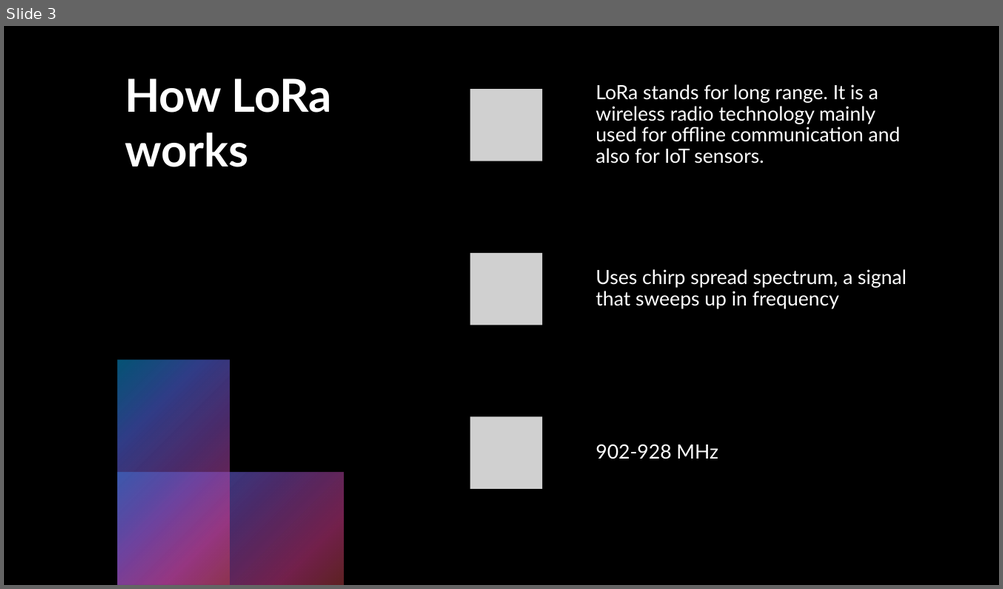
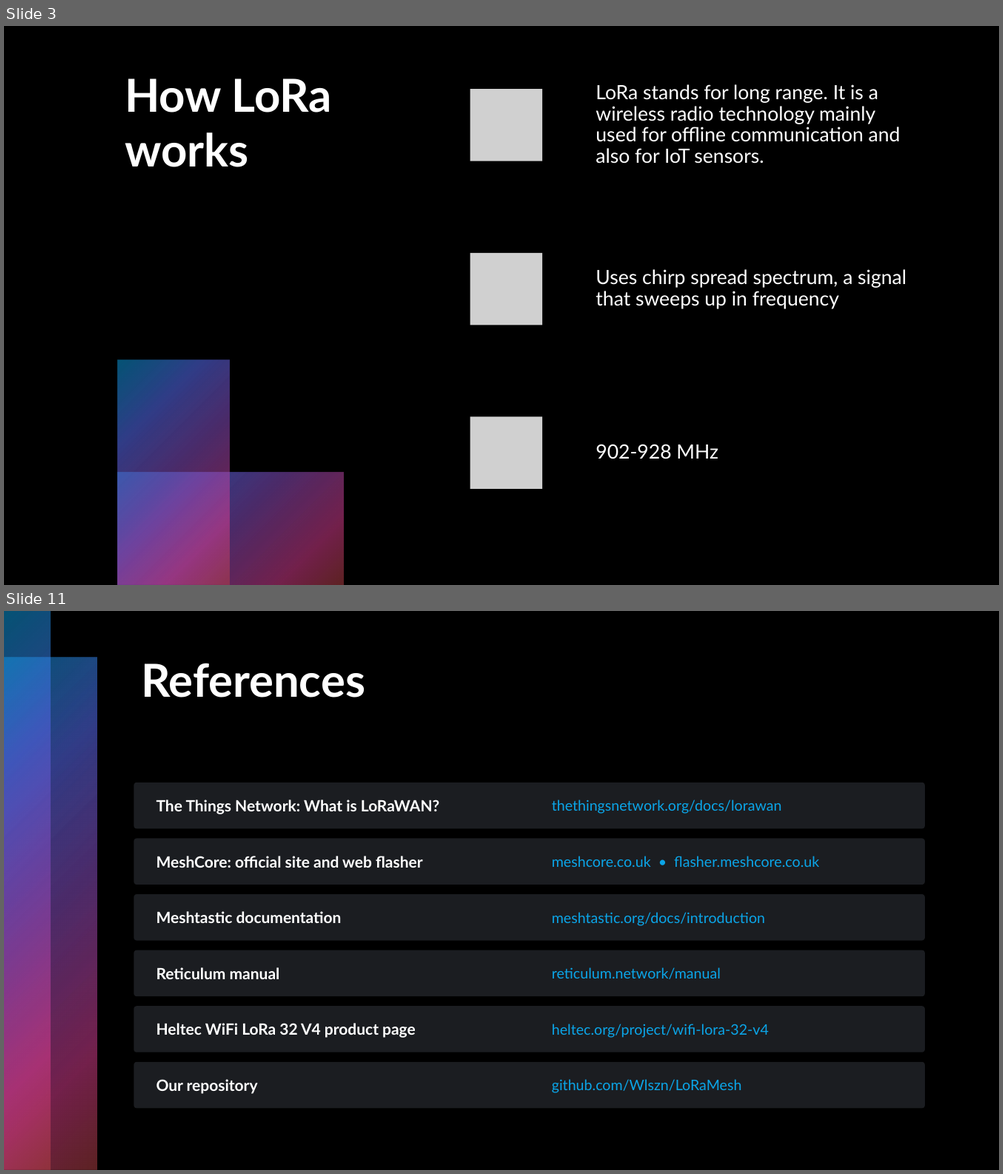
Before and after one commit to Wlszn/LoRaMesh, a slide deck: slides/LoRaPresentation.pptx. Shown one above the other, each under a label of ours: slide 3 before the commit, slides 3 and 11 after it; the slides between them are not shown. The pictures are 1003x589 and 1003x1174 pixels, drawn with LibreOffice and Linux fonts; fonts in the diff are those of the drawing; grey boxes stand for pictures. Boxes give left, top, right and bottom in pixels: in the first picture for what was removed or moved away, otherwise in the second. Text is boxed around its words. In the diff, an @@ line names an element or a change of style, - is before the commit and + after.

```diff
--- a/slides/LoRaPresentation.pptx
+++ b/slides/LoRaPresentation.pptx
@@ slide 11 added at (4, 611, 999, 1170), background #000000; not listed: 2 template elements that a slide beside it also shows @@
@@ title added at (141, 663, 365, 698), 44 pt, text #FFFFFF, bold @@
+References
@@ rounded rectangle added at (134, 783, 925, 829), fill #1B1D21 @@
@@ text added at (156, 800, 439, 815), 15 pt, text #FFFFFF, bold @@
+The Things Network: What is LoRaWAN?
@@ text added at (552, 800, 782, 814), 14 pt, text #0BA5E8 @@
+thethingsnetwork.org/docs/lorawan
@@ rounded rectangle added at (134, 839, 925, 885), fill #1B1D21 @@
@@ text added at (156, 856, 423, 868), 15 pt, text #FFFFFF, bold @@
+MeshCore: official site and web flasher
@@ text added at (552, 856, 819, 867), 14 pt, text #0BA5E8 @@
+meshcore.co.uk • flasher.meshcore.co.uk
@@ rounded rectangle added at (134, 894, 925, 941), fill #1B1D21 @@
@@ text added at (156, 911, 341, 923), 15 pt, text #FFFFFF, bold @@
+Meshtastic documentation
@@ text added at (552, 912, 765, 926), 14 pt, text #0BA5E8 @@
+meshtastic.org/docs/introduction
@@ rounded rectangle added at (134, 951, 925, 997), fill #1B1D21 @@
@@ text added at (156, 968, 280, 980), 15 pt, text #FFFFFF, bold @@
+Reticulum manual
@@ text added at (552, 968, 720, 980), 14 pt, text #0BA5E8 @@
+reticulum.network/manual
@@ rounded rectangle added at (134, 1006, 925, 1053), fill #1B1D21 @@
@@ text added at (156, 1023, 415, 1038), 15 pt, text #FFFFFF, bold @@
+Heltec WiFi LoRa 32 V4 product page
@@ text added at (552, 1024, 768, 1038), 14 pt, text #0BA5E8 @@
+heltec.org/project/wifi-lora-32-v4
@@ rounded rectangle added at (134, 1062, 925, 1109), fill #1B1D21 @@
@@ text added at (156, 1079, 258, 1094), 15 pt, text #FFFFFF, bold @@
+Our repository
@@ text added at (552, 1079, 742, 1093), 14 pt, text #0BA5E8 @@
+github.com/Wlszn/LoRaMesh
```
Also in this commit, not shown: 1 slide changed, 6 other slides added, 3 slides removed.
